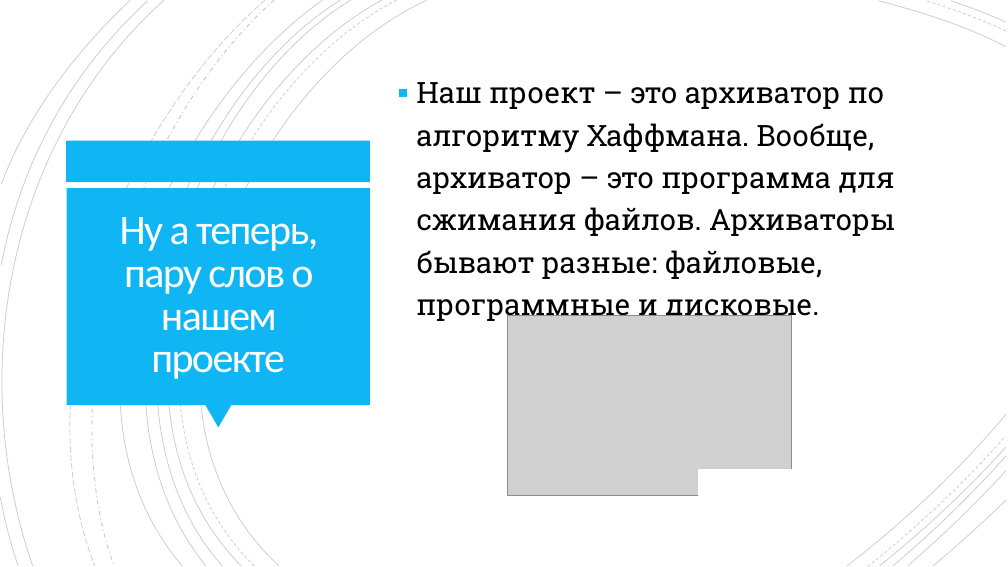
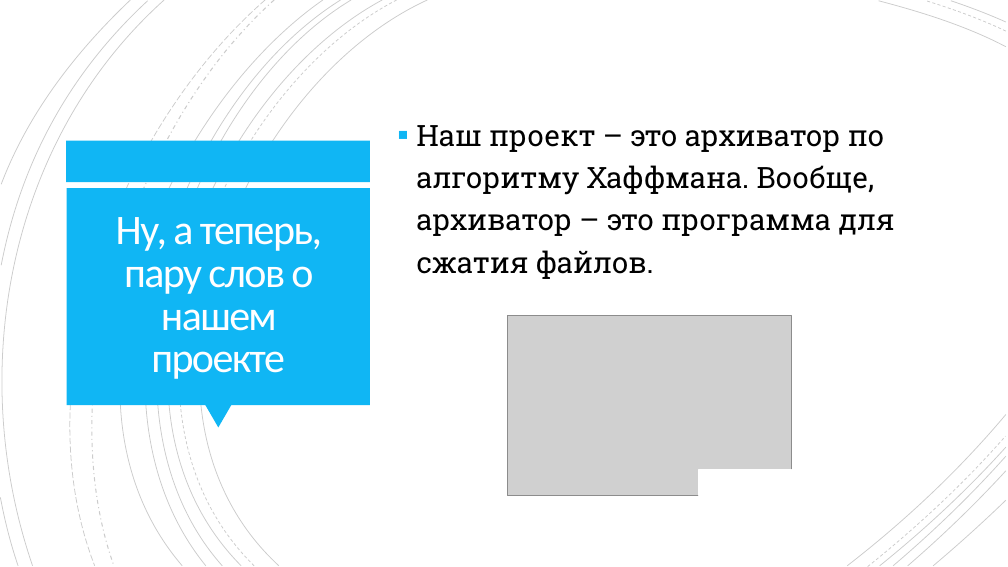
Before and after one commit to ssyp-ru/ssyp19-ws16, a slide deck: slide 5 of Создание архиватора по алгоритму Хаффмана.pptx. Drawn at 1008x567 pixels with LibreOffice and Linux fonts; fonts in the diff are those of the drawing; grey boxes stand for pictures. Boxes give left, top, right and bottom in pixels: in the first picture for what was removed or moved away, otherwise in the second. Text is boxed around its words. In the diff, an @@ line names an element or a change of style, - is before the commit and + after.

```diff
--- a/Создание архиватора по алгоритму Хаффмана.pptx
+++ b/Создание архиватора по алгоритму Хаффмана.pptx
@@ text at (x1=416, y1=125, x2=894, y2=279): text changed @@
-▪ Наш проект – это архиватор по алгоритму Хаффмана. Вообще, архиватор – это программа для сжимания файлов. Архиваторы бывают разные: файловые, программные и дисковые.
+▪ Наш проект – это архиватор по алгоритму Хаффмана. Вообще, архиватор – это программа для сжатия файлов.
@@ title at (x1=116, y1=217, x2=322, y2=379): text changed @@
-Ну а теперь, пару слов о нашем проекте
+Ну, а теперь, пару слов о нашем проекте
```
Also in this commit, not shown: 3 other slides changed, 4 slides added, 1 slide removed, 5 other files.
